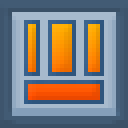
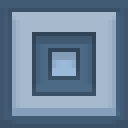
The second w=128, h=128 image is a revision of the first. Changes to its layers:
hid group "Furnace" (3 layers) over [24, 20, 104, 104]
hid "On" (1st of 11, in "Furnace") over [24, 20, 104, 104]
showed group "Sides" (8 layers) over [32, 32, 96, 96]
showed "Regular" (1st of 2, in "Sides") over [32, 32, 96, 96]
